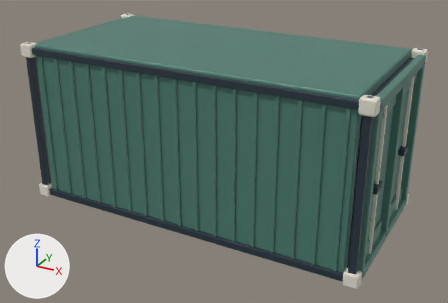
Renders of the glTF model assets/models/container_green.glb from each side of a commit.
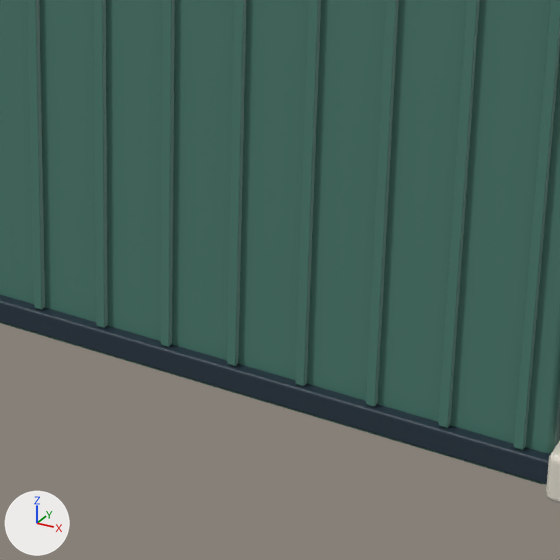
The first picture shows the older version from a camera (50 mm lens) standing at (4.97, -8.92, 5.45) and looking at (0.13, -0.12, 1.06). The close-ups show the older and then the newer version on the part from 41% to 77% of the width and 47% to 100% of the height of that picture. Only the edits that show in the close-ups are written down. The lights are fixed; the arrows at lower left show +X, +Y and +Z. Where no turn or scale is listed for an object, it has been applied to the vertices. Vertices at exactly the same position are counted once.

Names of what the first close-up shows: 'container_green_cream', 'container_green_green', 'container_green_ink'.
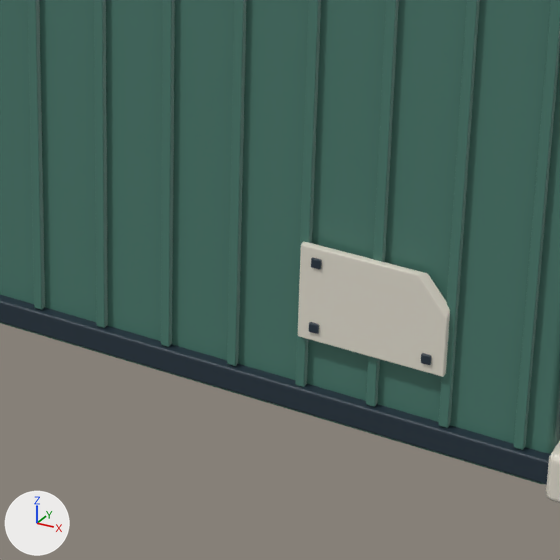
What differs and where, as boxes [x1, y1, x2, y2] in the close-ups (560 x 560 px):
part 1 of me_cube_003, added
    after: [298, 242, 450, 377]

The change in detail:
me_cube_003 is used by ob_container_green_cream; location (-2.96, 1.39, 0.12).
me_cube_003 had 672 vertices, 1296 faces and spanned x -0.12..6.04, y -2.88..0.1, z -0.12..2.78.
me_cube_003 now has 840 vertices, 1624 faces and spans x -0.12..6.04, y -2.88..0.1, z -0.12..2.78.
me_cube_003 part 1: a new loose piece of 70 vertices spanning x 4.64..5.32, y -2.86..-2.82, z 0.33..0.79, in mat_cream (white #e5e0d2).
Other edits to the shape of me_cube_003 do not show in these pictures.
